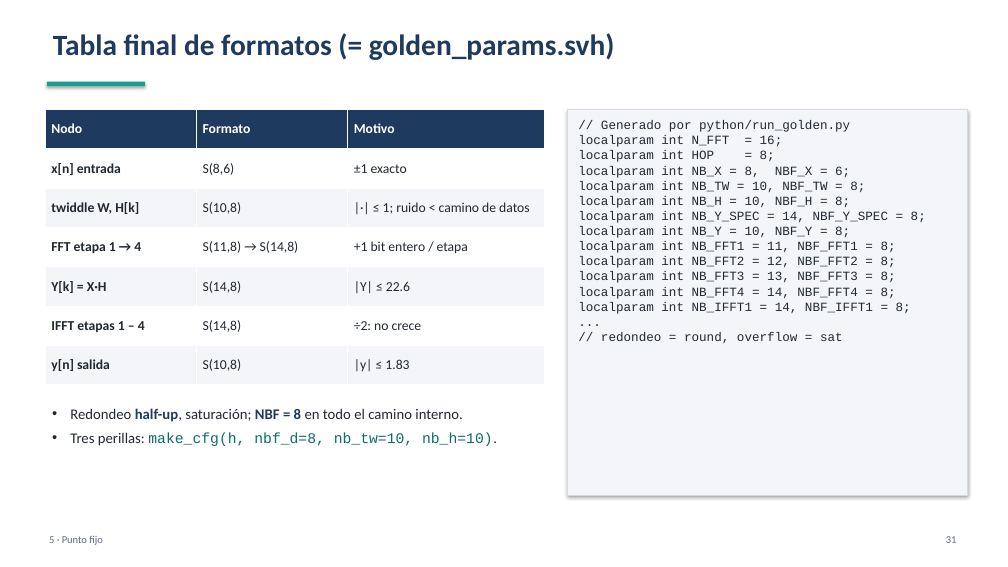
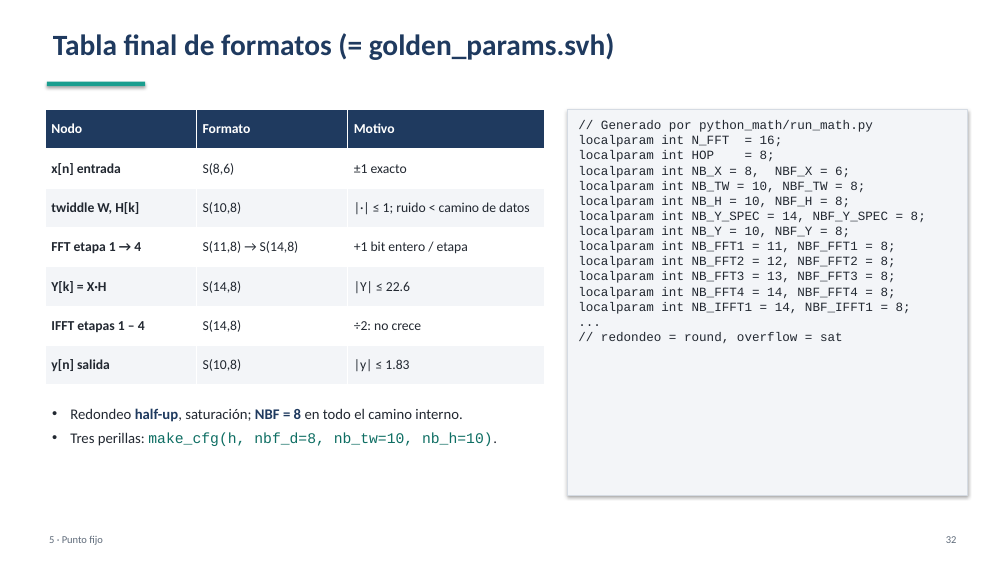
Before and after one commit to GarciaBigi/Complex_Digital_Filter, a slide deck: slide 32 of Golden_model/frec_pf/docs/golden_model_resumen.pptx (slide 31 before the commit). Drawn at 1008x567 pixels with LibreOffice and Linux fonts; fonts in the diff are those of the drawing. Boxes give left, top, right and bottom in pixels: in the first picture for what was removed or moved away, otherwise in the second. Text is boxed around its words. In the diff, an @@ line names an element or a change of style, - is before the commit and + after.

```diff
--- a/Golden_model/frec_pf/docs/golden_model_resumen.pptx
+++ b/Golden_model/frec_pf/docs/golden_model_resumen.pptx
@@ text in rectangle at box(601, 120, 873, 132): text changed @@
-// Generado por python/run_golden.py
+// Generado por python_math/run_math.py
```
Also in this commit, not shown: 18 other slides changed, 1 slide added, 7 other files.
